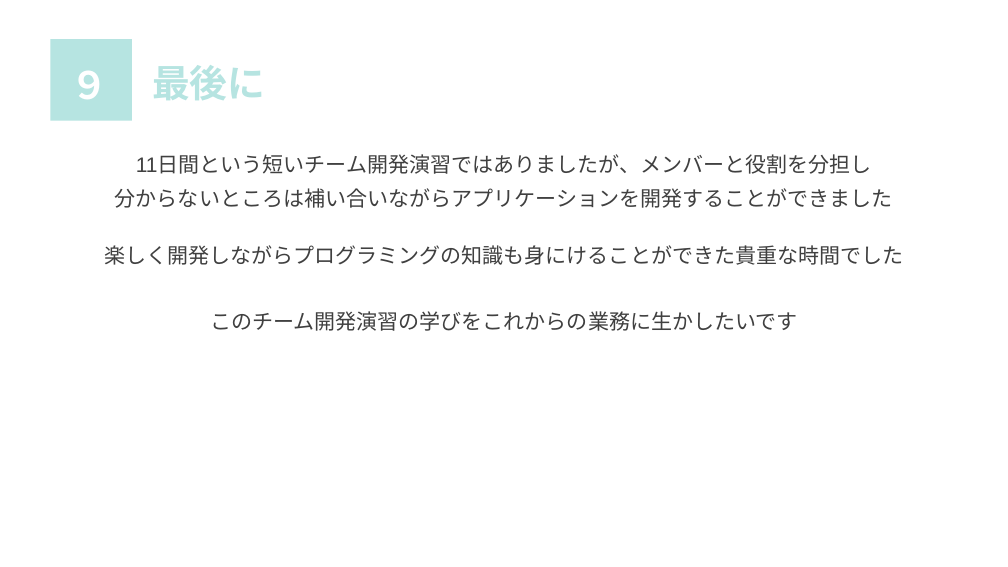
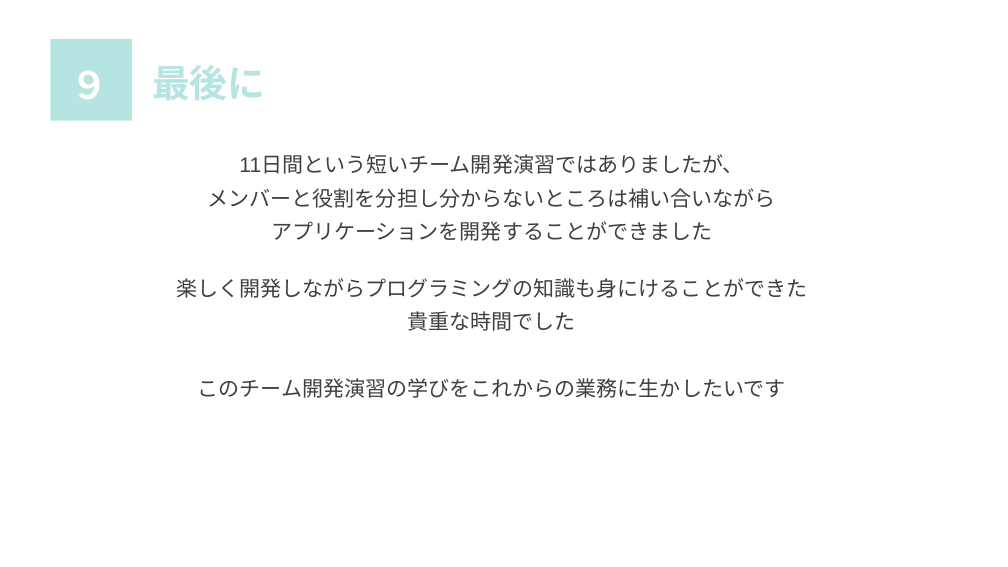
Before and after one commit to sss-sr2021/OTOME, a slide deck: slide 11 of 発表資料/発表資料.pptx. Drawn at 1008x567 pixels with LibreOffice and Linux fonts; fonts in the diff are those of the drawing. Boxes give left, top, right and bottom in pixels: in the first picture for what was removed or moved away, otherwise in the second. Text is boxed around its words. In the diff, an @@ line names an element or a change of style, - is before the commit and + after.

```diff
--- a/発表資料/発表資料.pptx
+++ b/発表資料/発表資料.pptx
@@ text "11日間という短いチーム開発演習ではありましたが、": place and size @@
-text "11日間という短いチーム開発演習ではありましたが、" at [104,156,903,331]
+text "11日間という短いチーム開発演習ではありましたが、" at [176,156,807,398]
@@ text at [176,156,807,331]: text changed @@
-11日間という短いチーム開発演習ではありましたが、メンバーと役割を分担し
-分からないところは補い合いながらアプリケーションを開発することができました
-楽しく開発しながらプログラミングの知識も身にけることができた貴重な時間でした
+11日間という短いチーム開発演習ではありましたが、
+メンバーと役割を分担し分からないところは補い合いながら
+アプリケーションを開発することができました
+楽しく開発しながらプログラミングの知識も身にけることができた
+貴重な時間でした
```
Also in this commit, not shown: 4 other slides changed.
